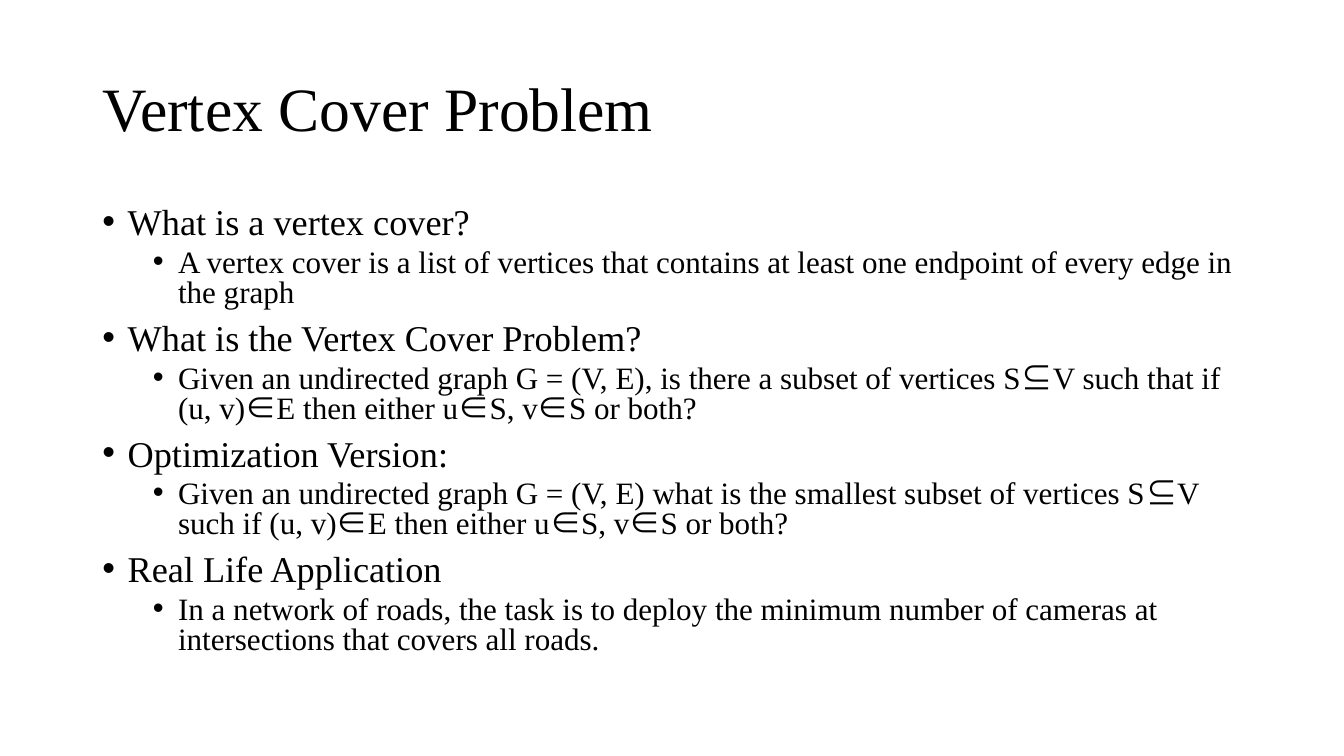
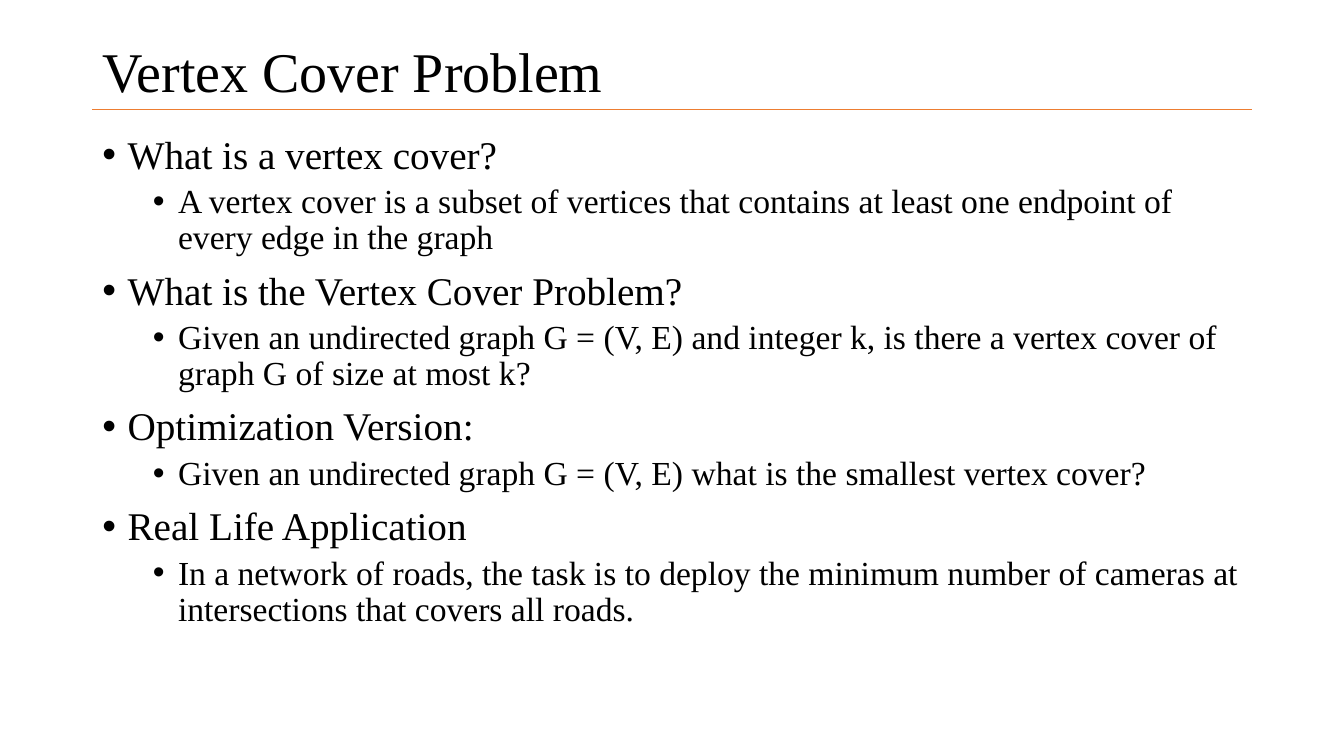
Before and after one commit to chen6wx/np-project, a slide deck: slide 2 of presentations/problem_presentation.pptx. Drawn at 1344x756 pixels with LibreOffice and Linux fonts; fonts in the diff are those of the drawing. Boxes give left, top, right and bottom in pixels: in the first picture for what was removed or moved away, otherwise in the second. Text is boxed around its words. In the diff, an @@ line names an element or a change of style, - is before the commit and + after.

Commit message:
final

```diff
--- a/presentations/problem_presentation.pptx
+++ b/presentations/problem_presentation.pptx
@@ title "Vertex Cover Problem" at <box>102,53,603,93</box>: size 44 to 40 pt @@
@@ line added from (93, 109) to (1252, 109), #ED7D31 0.5 pt @@
@@ text "What is a vertex cover?": place and size @@
-text "What is a vertex cover?" at <box>128,209,1232,651</box>
+text "What is a vertex cover?" at <box>128,141,1237,622</box>
@@ text at <box>128,141,1237,622</box>: size 25.9 to 28 pt in "What is a vertex cover?", "What is the Vertex Cover Problem?", "Optimization Version:", "Real Life Application"; size 22.2 to 24 pt in "In a network of roads, the task ..."; line spacing 0.8 to 0.9 @@
@@ text at <box>178,189,1172,256</box>: text changed; size 22.2 to 24 pt @@
-  • A vertex cover is a list of vertices that contains at least one endpoint of every edge in the graph
+  • A vertex cover is a subset of vertices that contains at least one endpoint of every edge in the graph
@@ text at <box>178,325,1217,392</box>: text changed; size 22.2 to 24 pt @@
-  • Given an undirected graph G = (V, E), is there a subset of vertices S⊆V such that if (u, v)∈E then either u∈S, v∈S or both?
+  • Given an undirected graph G = (V, E) and integer k, is there a vertex cover of graph G of size at most k?
@@ text at <box>178,461,1145,492</box>: text changed; size 22.2 to 24 pt @@
-  • Given an undirected graph G = (V, E) what is the smallest subset of vertices S⊆V such if (u, v)∈E then either u∈S, v∈S or both?
+  • Given an undirected graph G = (V, E) what is the smallest vertex cover?
```
Also in this commit, not shown: 7 other slides changed, 3 slides added, 2 slides removed.
